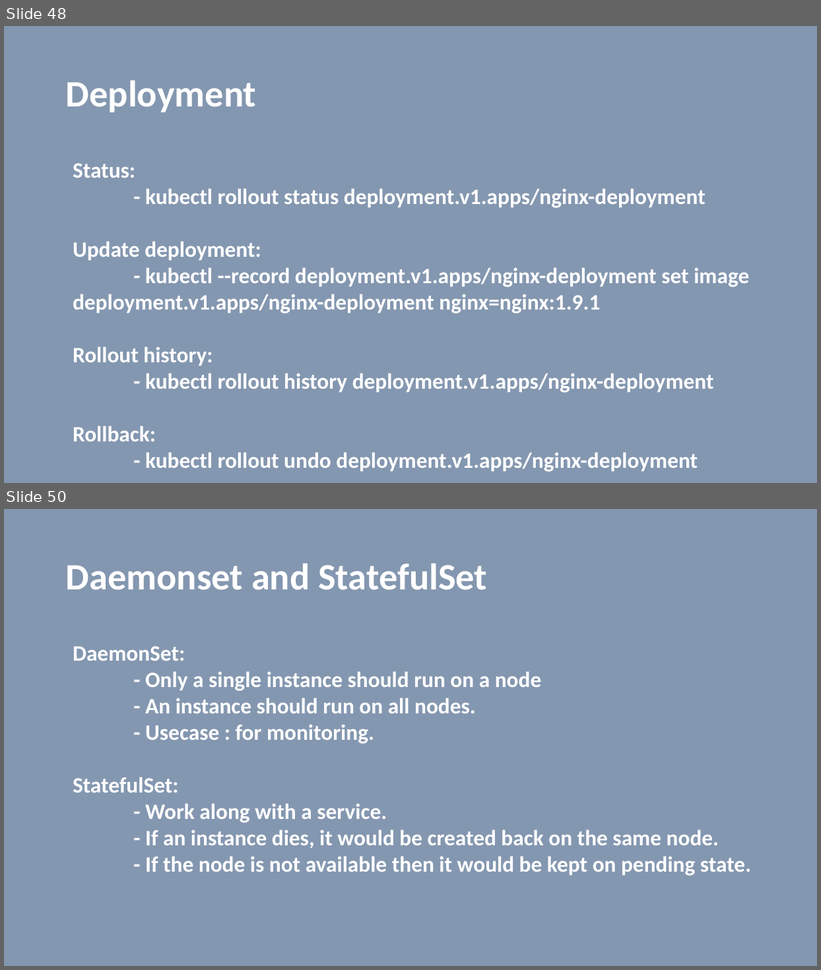
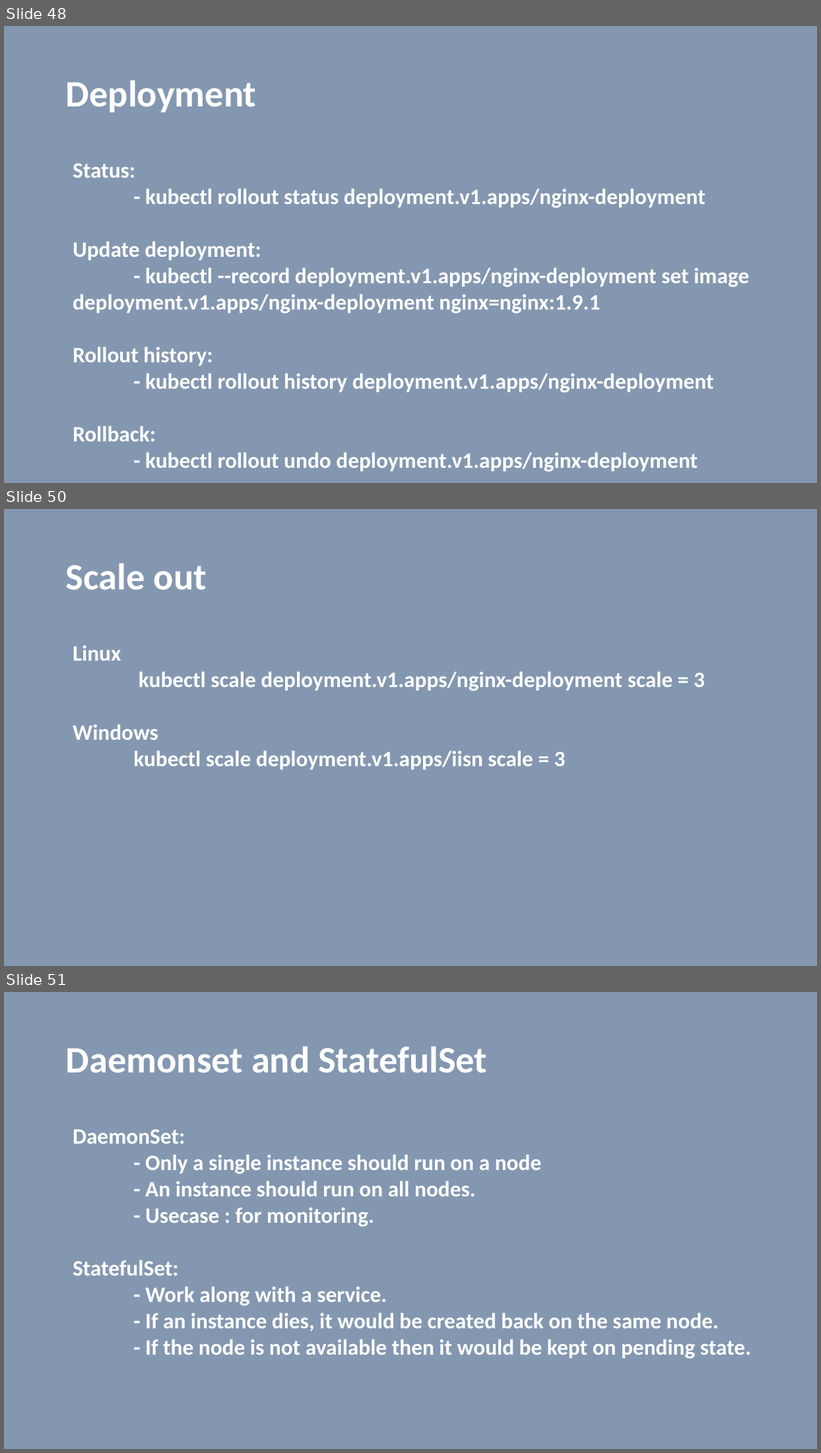
Before and after one commit to vilasvarghese/docker-k8s, a slide deck: notes/day4/4thDay.pptx. Shown one above the other, each under a label of ours: slides 48 and 50 before the commit, slides 48, 50 and 51 after it; the slides between them are not shown. The pictures are 821x970 and 821x1453 pixels, drawn with LibreOffice and Linux fonts; fonts in the diff are those of the drawing. Boxes give left, top, right and bottom in pixels: in the first picture for what was removed or moved away, otherwise in the second. Text is boxed around its words. In the diff, an @@ line names an element or a change of style, - is before the commit and + after.

```diff
--- a/notes/day4/4thDay.pptx
+++ b/notes/day4/4thDay.pptx
@@ slide 50 added at (4, 509, 817, 966), background #8497B0 @@
@@ title added at (66, 563, 207, 590), 44 pt, text #FFFFFF, bold @@
+Scale out
@@ text added at (73, 646, 705, 770), 26 pt, text #FFFFFF, bold @@
+Linux
+kubectl scale deployment.v1.apps/nginx-deployment scale = 3
+Windows
+kubectl scale deployment.v1.apps/iisn scale = 3
@@ what was slide 50 is now slide 51 @@
```
Also in this commit, not shown: 5 slides changed, 1 other slide added, 14 other files.
